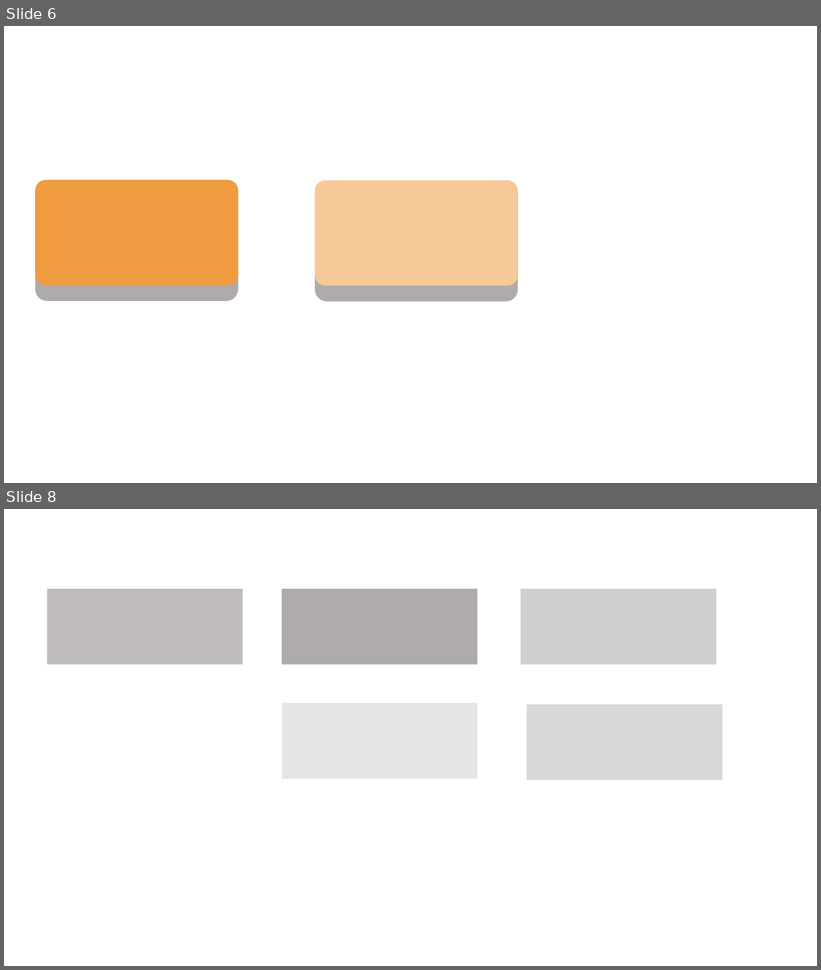
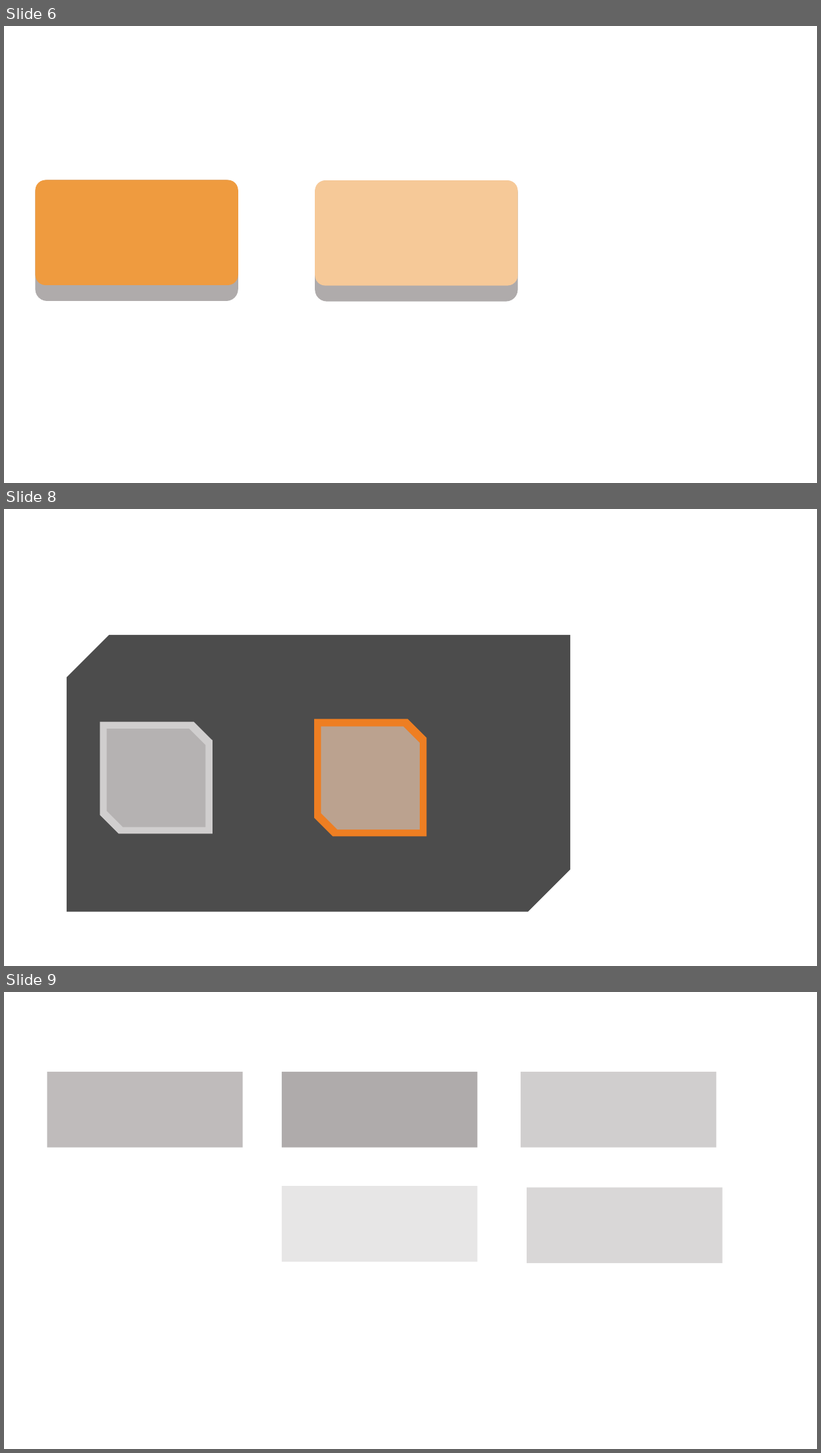
Before and after one commit to Seoha57/SW, a slide deck: Projects/SW_Design/UI/UI_design.pptx. Shown one above the other, each under a label of ours: slides 6 and 8 before the commit, slides 6, 8 and 9 after it; the slides between them are not shown. The pictures are 821x970 and 821x1453 pixels, drawn with LibreOffice and Linux fonts; fonts in the diff are those of the drawing. Boxes give left, top, right and bottom in pixels: in the first picture for what was removed or moved away, otherwise in the second. Text is boxed around its words. In the diff, an @@ line names an element or a change of style, - is before the commit and + after.

```diff
--- a/Projects/SW_Design/UI/UI_design.pptx
+++ b/Projects/SW_Design/UI/UI_design.pptx
@@ slide 8 added at [4, 509, 817, 966], background #FFFFFF @@
@@ snip diag rect added at [67, 635, 571, 912], fill #000000 at 70% opacity @@
@@ snip diag rect added at [100, 722, 213, 834], fill #D0CECE @@
@@ snip diag rect added at [314, 720, 426, 837], fill #EE7E22 @@
@@ snip diag rect added at [106, 729, 205, 828], fill #AFABAB at 80% opacity @@
@@ snip diag rect added at [321, 727, 420, 830], fill #AFABAB at 80% opacity @@
@@ what was slide 8 is now slide 9 @@
```
Also in this commit, not shown: 1 slide changed, 1 other slide added, 1 slide removed, 49 other files.
